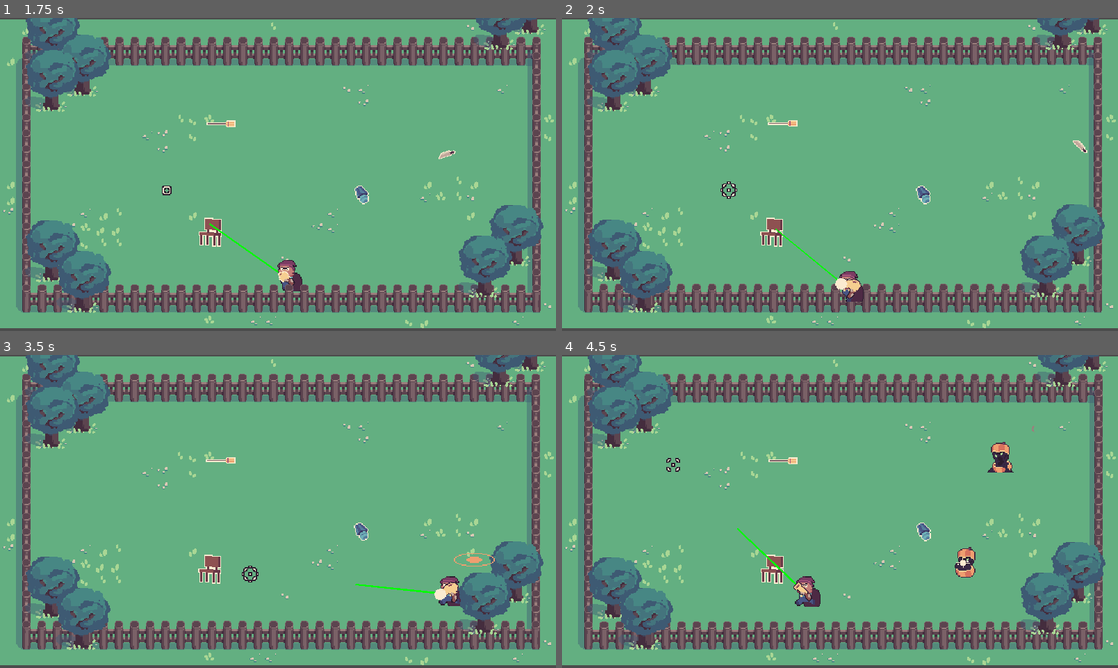
Above: before the commit, frames 1-4 (two rows, left to right).
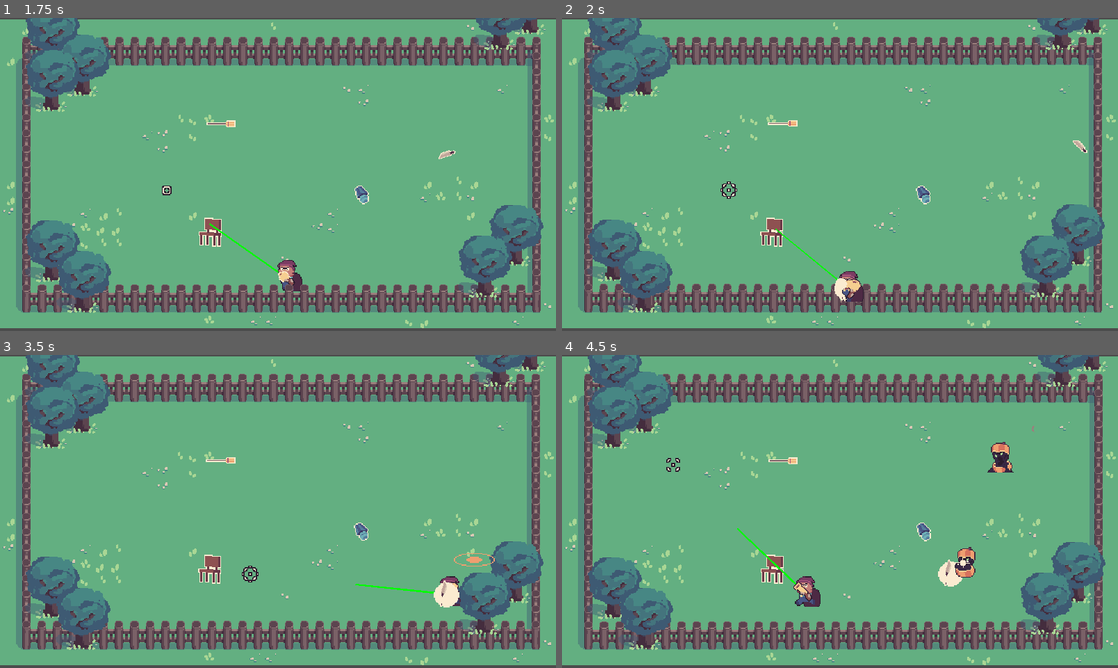
Above: after the commit, the same moments.

Repository: OceanBoy612/BrackeysJam2021
Game: Godot game, scene res://Code/World.tscn
Two runs of this game, one before a commit and one after it. Both use one fixed random seed, a clock stepped at 60 frames per second and the inputs below.
Inputs (mouse positions are in pixels of both pictures, inside the frame that each line leads up to):
- Up to frame 1 (1.75 s): tap Enter (ui_accept) at 0.5, 0.77, 1.52 s; move the mouse to (400, 158) at 0.52 s; hold Right (ui_right) 0.53-1.28 s; move the mouse to (166, 190) at 1.27 s; hold Down (ui_down) from 1.28 s (still down)
- Up to frame 2 (2 s): keep holding Down (ui_down)
- Up to frame 3 (3.5 s): move the mouse to (333, 442) at 2.02 s; release Down (ui_down) at 2.03 s; hold Right (ui_right) 2.03-2.78 s; move the mouse to (250, 574) at 2.77 s; hold Up (ui_up) from 2.78 s (still down); tap Enter (ui_accept) at 3.02 s
- Up to frame 4 (4.5 s): move the mouse to (1006, 558) at 3.52 s; release Up (ui_up) at 3.53 s; hold Left (ui_left) from 3.53 s (still down); tap Enter (ui_accept) at 3.77 s; move the mouse to (673, 464) at 4.27 s

Frame 1 is identical in both runs. In frame 2, less than 0.1% of the frame differs, in the area x 49-52%, y 85-91%; in frame 3, 0.2%, in the area x 78-83%, y 72-81%; in frame 4, 0.2%.

Commit message:
bullets now fragment procedurally

Diff:
--- a/src/Code/Bullets/GenericBullet.gd
+++ b/src/Code/Bullets/GenericBullet.gd
@@ -1,13 +1,19 @@
 extends KinematicBody2D
 
 
-signal died
+signal destroyed
 
 
 export var speed = 300
 export var damage = 1
+export var rotate = true
+
+
+onready var fragment_tscn = preload("res://Code/Fragmentation/Fragment.tscn")
+
+
 var rotation_speed = 0
-export var rotate = true
+
 
 func _ready():
 	if rotate:
@@ -23,11 +29,19 @@
 		if col.collider.has_method("damage"):
 			col.collider.damage(damage)
 			die()
-		if col.collider is TileMap: # hit a wall
+			return
+		elif col.collider is TileMap: # hit a wall
 			die()
+			return
+
 
 func die():
 	emit_signal("destroyed")
 	set_physics_process(false)
 
+	var fragment = fragment_tscn.instance()
+	fragment.global_position = global_position
+	fragment.text = $Sprite.texture
+	get_parent().add_child(fragment)
+
 	queue_free()
--- a/src/Code/Fragmentation/Fragment.gd
+++ b/src/Code/Fragmentation/Fragment.gd
@@ -1,18 +1,12 @@
 extends Node2D
 
 
-
-# splits the sprite into three
-#moves them
-#flashes
-#dies
-
-
 var text: Texture
-const splits = 3
 
 
 func _ready():
-	for i in range(splits):
-		pass
-	pass
+	for child in get_children():
+		if child is Sprite:
+			child.texture = text
+
+	$AnimationPlayer.play("fragment2")
--- a/src/Code/Fragmentation/Fragment.tscn
+++ b/src/Code/Fragmentation/Fragment.tscn
@@ -1,6 +1,272 @@
-[gd_scene load_steps=2 format=2]
+[gd_scene load_steps=7 format=2]
 
 [ext_resource path="res://Code/Fragmentation/Fragment.gd" type="Script" id=1]
+[ext_resource path="res://Art/Pngs/Bullets/Knife.png" type="Texture" id=2]
+[ext_resource path="res://Art/Spriteframes/Simple_explosion_spriteframes.tres" type="SpriteFrames" id=3]
+[ext_resource path="res://Code/Fragmentation/recolor_pixels_shader_material.tres" type="Material" id=4]
+
+[sub_resource type="Animation" id=1]
+resource_name = "fragment"
+tracks/0/type = "value"
+tracks/0/path = NodePath("Sprite:position")
+tracks/0/interp = 1
+tracks/0/loop_wrap = true
+tracks/0/imported = false
+tracks/0/enabled = true
+tracks/0/keys = {
+"times": PoolRealArray( 0, 1 ),
+"transitions": PoolRealArray( 0.5, 1 ),
+"update": 0,
+"values": [ Vector2( -11, 0 ), Vector2( -16.6845, 0 ) ]
+}
+tracks/1/type = "value"
+tracks/1/path = NodePath("Sprite2:position")
+tracks/1/interp = 1
+tracks/1/loop_wrap = true
+tracks/1/imported = false
+tracks/1/enabled = true
+tracks/1/keys = {
+"times": PoolRealArray( 0, 1 ),
+"transitions": PoolRealArray( 0.5, 1 ),
+"update": 0,
+"values": [ Vector2( 0, 0 ), Vector2( -1.89416, -7.36616 ) ]
+}
+tracks/2/type = "value"
+tracks/2/path = NodePath("Sprite3:position")
+tracks/2/interp = 1
+tracks/2/loop_wrap = true
+tracks/2/imported = false
+tracks/2/enabled = true
+tracks/2/keys = {
+"times": PoolRealArray( 0, 1 ),
+"transitions": PoolRealArray( 0.5, 1 ),
+"update": 0,
+"values": [ Vector2( 11, 0 ), Vector2( 12.3166, 5.40185 ) ]
+}
+tracks/3/type = "value"
+tracks/3/path = NodePath("Sprite:rotation_degrees")
+tracks/3/interp = 1
+tracks/3/loop_wrap = true
+tracks/3/imported = false
+tracks/3/enabled = true
+tracks/3/keys = {
+"times": PoolRealArray( 0, 1 ),
+"transitions": PoolRealArray( 0.5, 1 ),
+"update": 0,
+"values": [ 0.0, 0.0 ]
+}
+tracks/4/type = "value"
+tracks/4/path = NodePath("Sprite2:rotation_degrees")
+tracks/4/interp = 1
+tracks/4/loop_wrap = true
+tracks/4/imported = false
+tracks/4/enabled = true
+tracks/4/keys = {
+"times": PoolRealArray( 0, 1 ),
+"transitions": PoolRealArray( 0.5, 1 ),
+"update": 0,
+"values": [ 0.0, -28.2108 ]
+}
+tracks/5/type = "value"
+tracks/5/path = NodePath("Sprite3:rotation_degrees")
+tracks/5/interp = 1
+tracks/5/loop_wrap = true
+tracks/5/imported = false
+tracks/5/enabled = true
+tracks/5/keys = {
+"times": PoolRealArray( 0, 1 ),
+"transitions": PoolRealArray( 0.5, 1 ),
+"update": 0,
+"values": [ 0.0, 8.49949 ]
+}
+tracks/6/type = "method"
+tracks/6/path = NodePath(".")
+tracks/6/interp = 1
+tracks/6/loop_wrap = true
+tracks/6/imported = false
+tracks/6/enabled = true
+tracks/6/keys = {
+"times": PoolRealArray( 1 ),
+"transitions": PoolRealArray( 1 ),
+"values": [ {
+"args": [  ],
+"method": "queue_free"
+} ]
+}
+tracks/7/type = "value"
+tracks/7/path = NodePath(".:modulate")
+tracks/7/interp = 1
+tracks/7/loop_wrap = true
+tracks/7/imported = false
+tracks/7/enabled = true
+tracks/7/keys = {
+"times": PoolRealArray( 0, 1 ),
+"transitions": PoolRealArray( 0.5, 1 ),
+"update": 0,
+"values": [ Color( 1, 1, 1, 1 ), Color( 1, 1, 1, 0 ) ]
+}
+
+[sub_resource type="Animation" id=4]
+resource_name = "fragment2"
+length = 0.8
+step = 0.2
+tracks/0/type = "value"
+tracks/0/path = NodePath("Sprite:position")
+tracks/0/interp = 1
+tracks/0/loop_wrap = true
+tracks/0/imported = false
+tracks/0/enabled = true
+tracks/0/keys = {
+"times": PoolRealArray( 0, 0.2 ),
+"transitions": PoolRealArray( 1, 1 ),
+"update": 1,
+"values": [ Vector2( -11, 0 ), Vector2( -9.51181, 4.96063 ) ]
+}
+tracks/1/type = "value"
+tracks/1/path = NodePath("Sprite2:position")
+tracks/1/interp = 1
+tracks/1/loop_wrap = true
+tracks/1/imported = false
+tracks/1/enabled = true
+tracks/1/keys = {
+"times": PoolRealArray( 0, 0.2 ),
+"transitions": PoolRealArray( 1, 1 ),
+"update": 1,
+"values": [ Vector2( 0, 0 ), Vector2( -2.08347, -5.95275 ) ]
+}
+tracks/2/type = "value"
+tracks/2/path = NodePath("Sprite3:position")
+tracks/2/interp = 1
+tracks/2/loop_wrap = true
+tracks/2/imported = false
+tracks/2/enabled = true
+tracks/2/keys = {
+"times": PoolRealArray( 0, 0.2 ),
+"transitions": PoolRealArray( 1, 1 ),
+"update": 1,
+"values": [ Vector2( 11, 0 ), Vector2( 9.71024, 6.64724 ) ]
+}
+tracks/3/type = "value"
+tracks/3/path = NodePath("Sprite3:rotation_degrees")
+tracks/3/interp = 1
+tracks/3/loop_wrap = true
+tracks/3/imported = false
+tracks/3/enabled = true
+tracks/3/keys = {
+"times": PoolRealArray( 0 ),
+"transitions": PoolRealArray( 1 ),
+"update": 1,
+"values": [ 0.0 ]
+}
+tracks/4/type = "value"
+tracks/4/path = NodePath("Sprite2:rotation_degrees")
+tracks/4/interp = 1
+tracks/4/loop_wrap = true
+tracks/4/imported = false
+tracks/4/enabled = true
+tracks/4/keys = {
+"times": PoolRealArray( 0, 0.2 ),
+"transitions": PoolRealArray( 1, 1 ),
+"update": 1,
+"values": [ 0.0, -28.1478 ]
+}
+tracks/5/type = "value"
+tracks/5/path = NodePath("Sprite:rotation_degrees")
+tracks/5/interp = 1
+tracks/5/loop_wrap = true
+tracks/5/imported = false
+tracks/5/enabled = true
+tracks/5/keys = {
+"times": PoolRealArray( 0 ),
+"transitions": PoolRealArray( 1 ),
+"update": 1,
+"values": [ 0.0 ]
+}
+tracks/6/type = "value"
+tracks/6/path = NodePath("Explosion:frame")
+tracks/6/interp = 1
+tracks/6/loop_wrap = true
+tracks/6/imported = false
+tracks/6/enabled = true
+tracks/6/keys = {
+"times": PoolRealArray( 0, 0.2, 0.4, 0.6 ),
+"transitions": PoolRealArray( 1, 1, 1, 1 ),
+"update": 1,
+"values": [ 2, 0, 1, 2 ]
+}
+tracks/7/type = "value"
+tracks/7/path = NodePath("Sprite3:material:shader_param/new_color")
+tracks/7/interp = 1
+tracks/7/loop_wrap = true
+tracks/7/imported = false
+tracks/7/enabled = true
+tracks/7/keys = {
+"times": PoolRealArray( 0.4, 0.6, 0.8 ),
+"transitions": PoolRealArray( 1, 1, 1 ),
+"update": 1,
+"values": [ Plane( 0.988, 0.925, 0.82, 1 ), Plane( 0.176, 0.118, 0.184, 1 ), Plane( 1, 1, 1, 0 ) ]
+}
+tracks/8/type = "value"
+tracks/8/path = NodePath("Sprite3:material:shader_param/recolor")
+tracks/8/interp = 1
+tracks/8/loop_wrap = true
+tracks/8/imported = false
+tracks/8/enabled = true
+tracks/8/keys = {
+"times": PoolRealArray( 0, 0.4 ),
+"transitions": PoolRealArray( 1, 1 ),
+"update": 1,
+"values": [ false, true ]
+}
+tracks/9/type = "method"
+tracks/9/path = NodePath(".")
+tracks/9/interp = 1
+tracks/9/loop_wrap = true
+tracks/9/imported = false
+tracks/9/enabled = true
+tracks/9/keys = {
+"times": PoolRealArray( 0.8 ),
+"transitions": PoolRealArray( 1 ),
+"values": [ {
+"args": [  ],
+"method": "queue_free"
+} ]
+}
 
 [node name="Fragment" type="Node2D"]
 script = ExtResource( 1 )
+
+[node name="Explosion" type="AnimatedSprite" parent="."]
+frames = ExtResource( 3 )
+animation = "Idle"
+frame = 2
+__meta__ = {
+"_edit_lock_": true
+}
+
+[node name="Sprite" type="Sprite" parent="."]
+material = ExtResource( 4 )
+position = Vector2( -9.51181, 4.96063 )
+texture = ExtResource( 2 )
+region_enabled = true
+region_rect = Rect2( 0, 0, 11, 32 )
+
+[node name="Sprite2" type="Sprite" parent="."]
+material = ExtResource( 4 )
+position = Vector2( -2.08347, -5.95275 )
+rotation = -0.491272
+texture = ExtResource( 2 )
+region_enabled = true
+region_rect = Rect2( 11, 0, 11, 32 )
+
+[node name="Sprite3" type="Sprite" parent="."]
+material = ExtResource( 4 )
+position = Vector2( 9.71024, 6.64724 )
+texture = ExtResource( 2 )
+region_enabled = true
+region_rect = Rect2( 22, 0, 11, 32 )
+
+[node name="AnimationPlayer" type="AnimationPlayer" parent="."]
+playback_speed = 2.8
+anims/fragment = SubResource( 1 )
+anims/fragment2 = SubResource( 4 )
--- /dev/null
+++ b/src/Code/Fragmentation/recolor_pixels.shader
@@ -0,0 +1,17 @@
+shader_type canvas_item;
+render_mode blend_mix;
+
+uniform vec4 new_color;
+uniform bool recolor;
+
+void fragment(){
+	float limit = 0.01;
+	vec4 color = texture(TEXTURE, UV);
+	// if the pixel has enough red
+//	if (recolor && (color.r > limit || color.g > limit || color.b > limit)){
+	if (recolor && (color.a > limit)){
+//		color = vec4(0,255.0,0,color.a);
+		color = new_color;
+	}
+	COLOR = color;
+}
--- /dev/null
+++ b/src/Code/Fragmentation/recolor_pixels_shader_material.tres
@@ -0,0 +1,9 @@
+[gd_resource type="ShaderMaterial" load_steps=2 format=2]
+
+[ext_resource path="res://Code/Fragmentation/recolor_pixels.shader" type="Shader" id=1]
+
+[resource]
+resource_local_to_scene = true
+shader = ExtResource( 1 )
+shader_param/new_color = Plane( 1, 1, 1, 0 )
+shader_param/recolor = true
